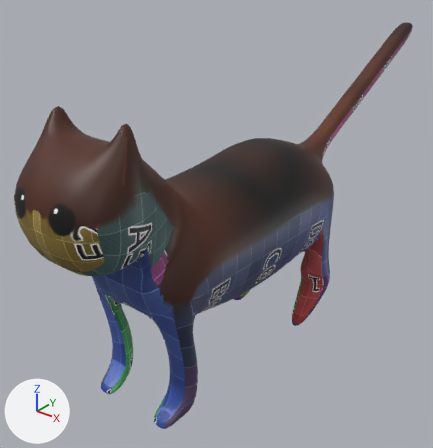
A saved change to the Blender file assets/cat.blend.
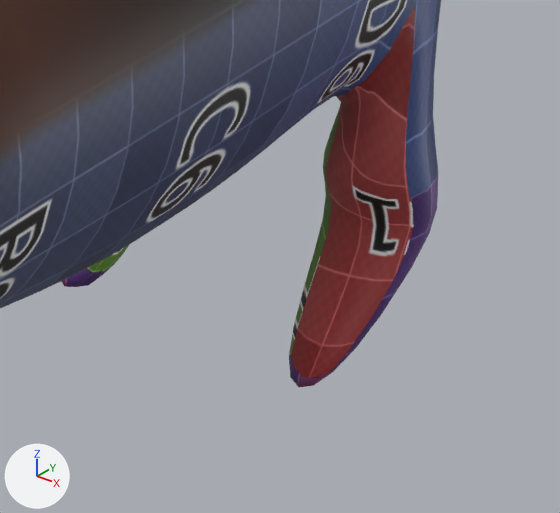
The first picture shows the older version from a camera (50 mm lens) standing at (1.45, -1.85, 1.12) and looking at (-0.2, 0.21, -0.15). The close-ups show the older and then the newer version on the part from 50% to 83% of the width and 51% to 80% of the height of that picture. Only the edits that show in the close-ups are written down. Every picture has the same lights, and +X, +Y and +Z are marked at lower left.
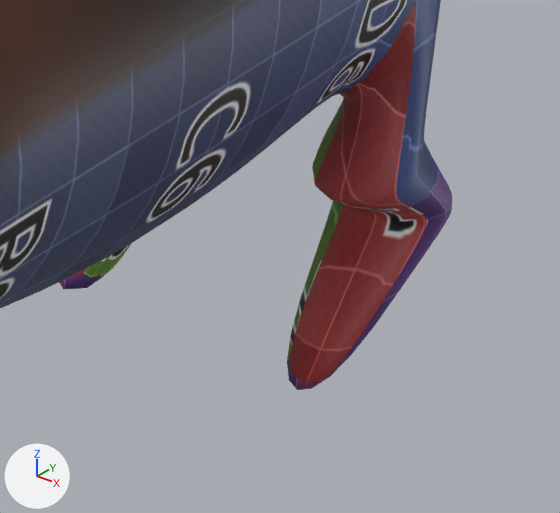
Boxes (x1, y1, x2, y2) around the edits, measured in the close-ups (560 x 513 px):
'Cube', reshaped: before (0, 0, 441, 387); after (0, 0, 452, 390)
part 1 of me_cube_001, reshaped: before (87, 0, 441, 377); after (69, 0, 452, 382)

Diff of the bpy script that builds the scene:
```diff
--- a/assets/cat.blend.py
+++ b/assets/cat.blend.py
@@ me_cube_001 @@
 # used by ob_cube; location = (0.0, 0.0, 0.0)
-me_cube_001.from_pydata(...)  # 249 vertices, 246 faces; spans x -0.31..0.31, y -0.96..1.83, z -0.69..0.67
+me_cube_001.from_pydata(...)  # 297 vertices, 298 faces; spans x -0.31..0.31, y -0.96..1.83, z -0.69..0.67
+# me_cube_001 part 1
+# 8 faces are deleted
+# 16 vertices move from x -0.31..0.31, y 0.35..0.63, z -0.47..-0.32 to x -0.31..0.31, y 0.37..0.61, z -0.49..-0.29
+# 32 vertices are added at x -0.31..0.31, y 0.37..0.62, z -0.47..-0.32
+# 40 new faces join them
+# other edits to the shape of me_cube_001 do not show in these pictures
 me_cube_001.materials.append(mat_material)
```
